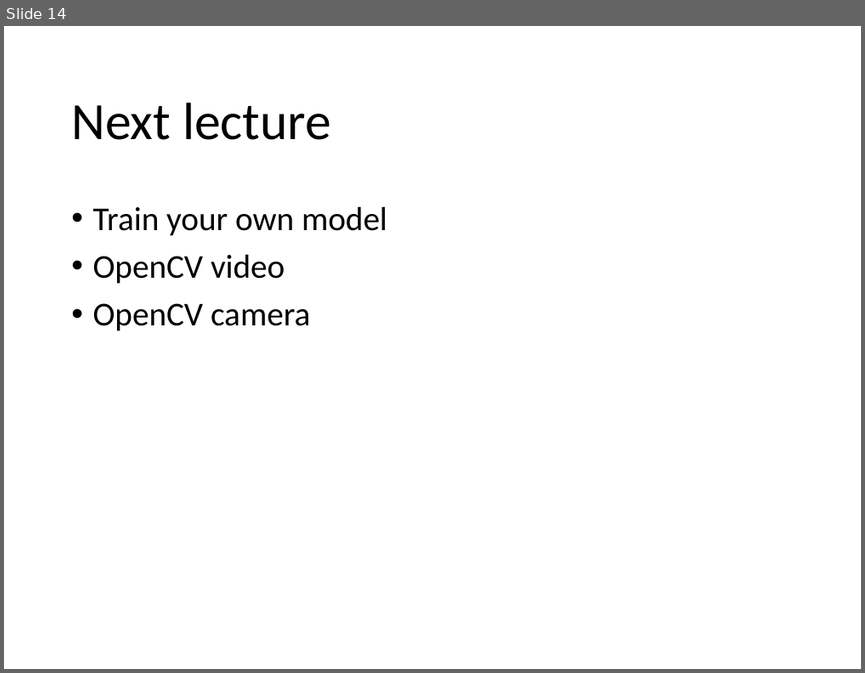
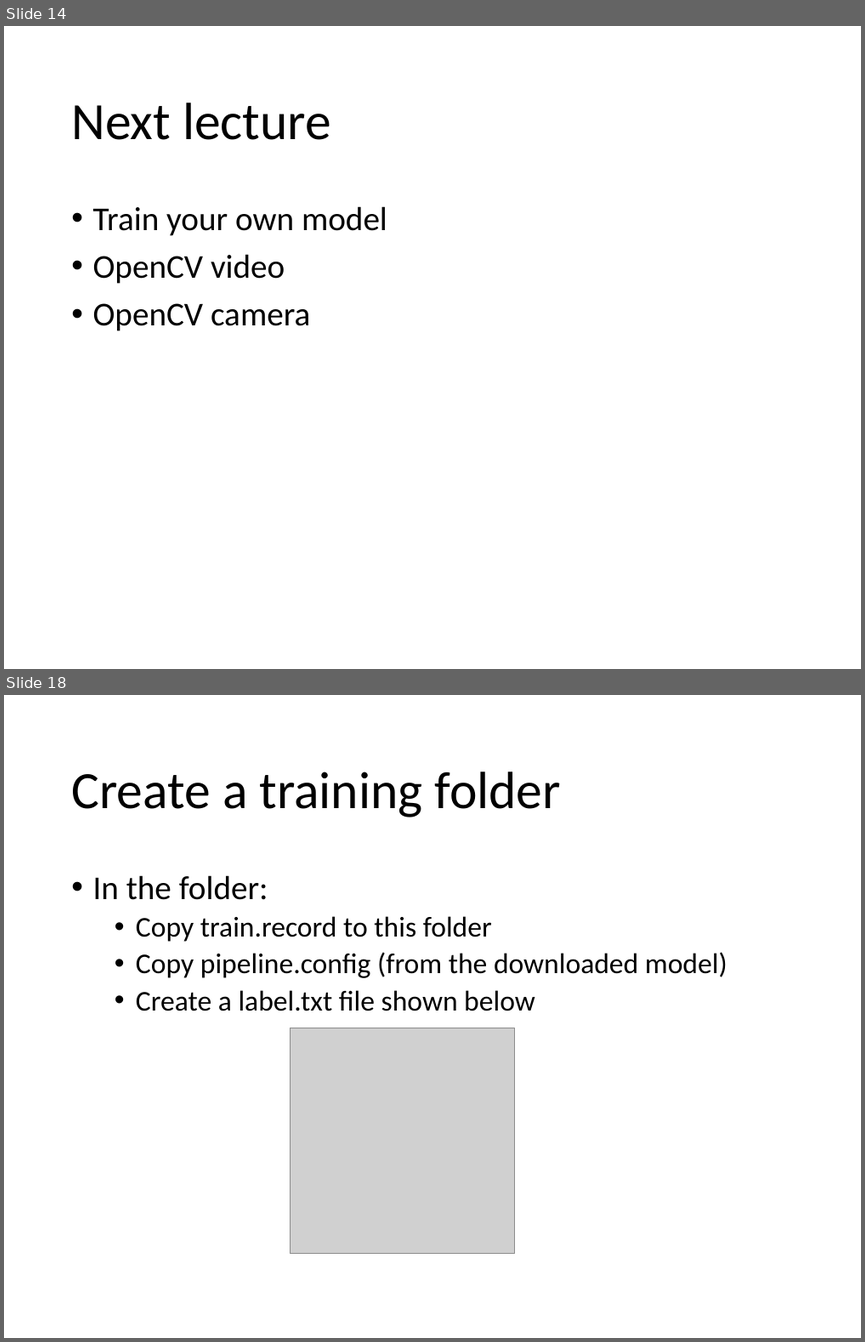
Before and after one commit to YichaoOU/self_driving_car, a slide deck: Tutorial/TensorFlow-Obj-API.pptx. Shown one above the other, each under a label of ours: slide 14 before the commit, slides 14 and 18 after it; the slides between them are not shown. The pictures are 865x673 and 865x1342 pixels, drawn with LibreOffice and Linux fonts; fonts in the diff are those of the drawing; grey boxes stand for pictures. Boxes give left, top, right and bottom in pixels: in the first picture for what was removed or moved away, otherwise in the second. Text is boxed around its words. In the diff, an @@ line names an element or a change of style, - is before the commit and + after.

```diff
--- a/Tutorial/TensorFlow-Obj-API.pptx
+++ b/Tutorial/TensorFlow-Obj-API.pptx
@@ slide 18 added at [4,695,861,1338], background #FFFFFF @@
@@ title added at [71,771,561,817], 44 pt, text #000000 @@
+Create a training folder
@@ text added at [93,875,727,1011], 24 pt, text #000000 @@
+• In the folder:
+  • Copy train.record to this folder
+  • Copy pipeline.config (from the downloaded model)
+  • Create a label.txt file shown below
@@ picture added at [290,1028,515,1253] @@
```
Also in this commit, not shown: 5 other slides added, 6 slides removed, 26 other files.
